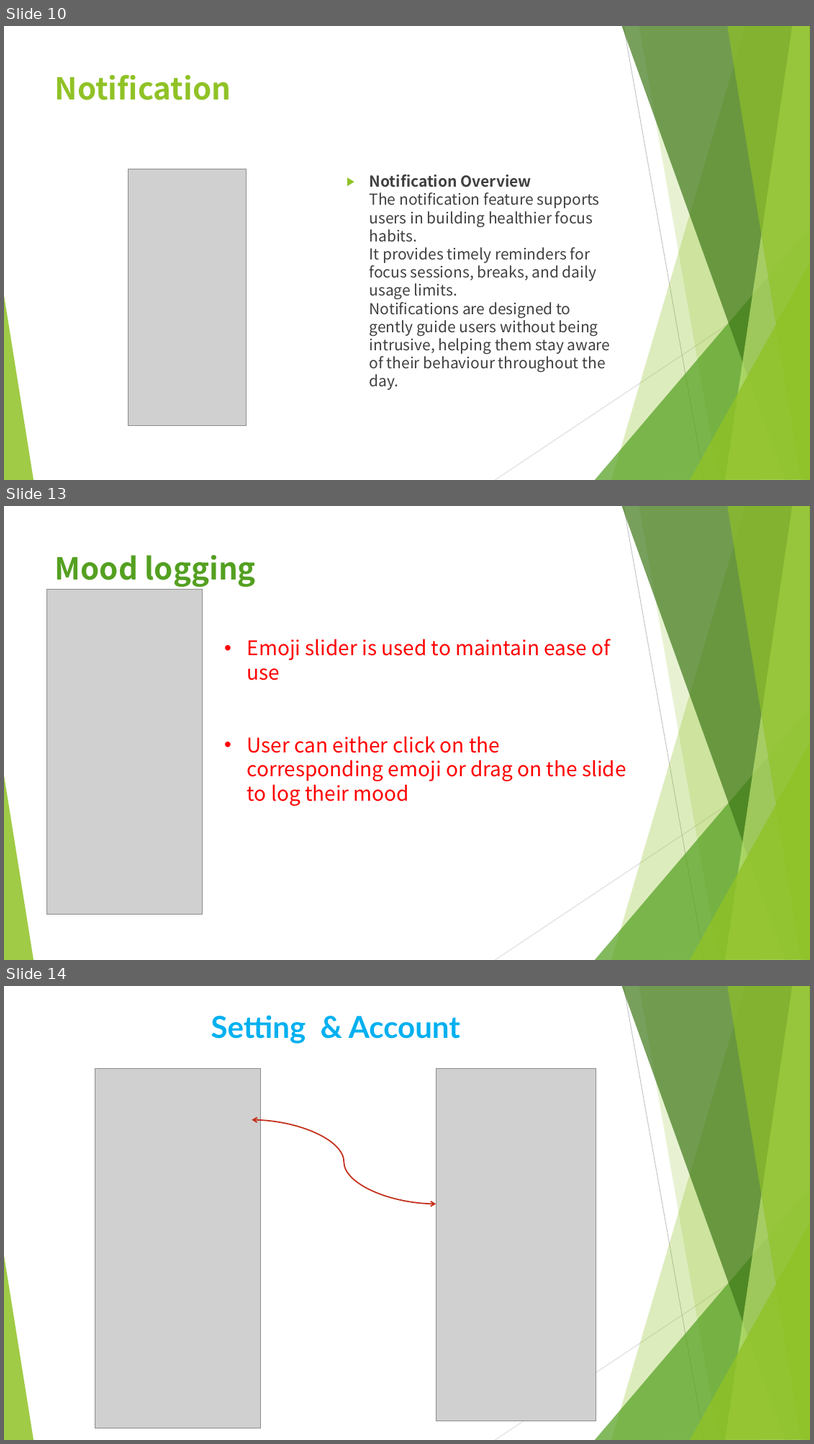
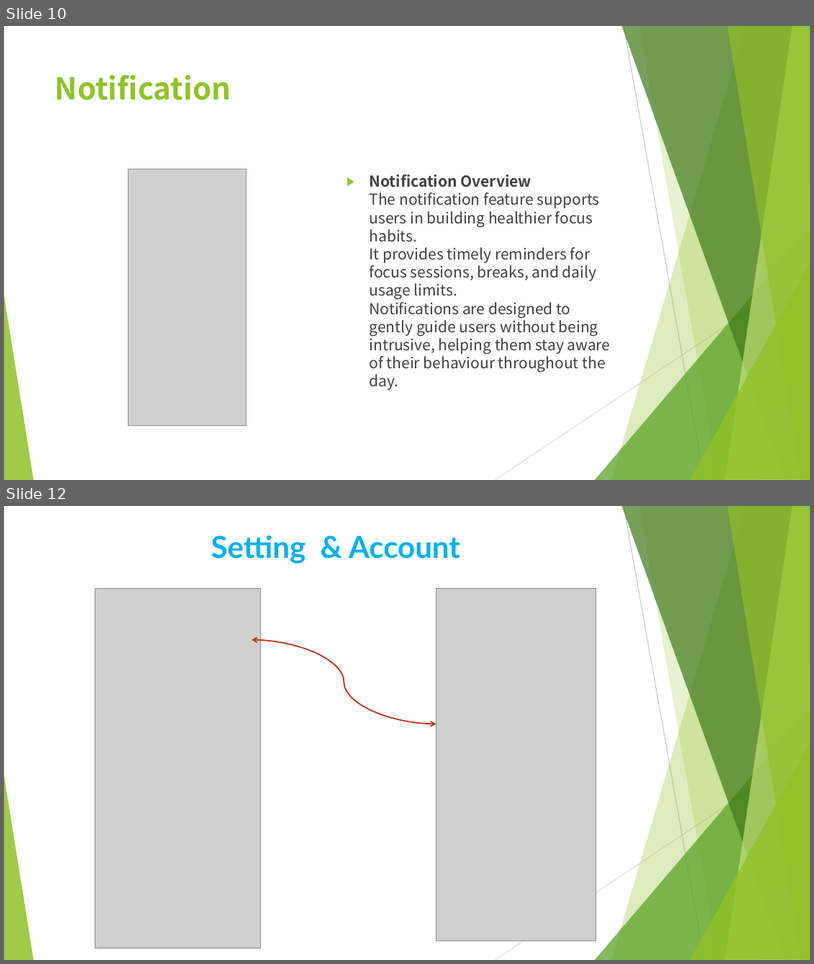
Before and after one commit to hkuspace-pu/comp2003hk-2526-group-group5, a slide deck: Computing Group Project_Group 5_V6.pptx. Shown one above the other, each under a label of ours: slides 10, 13 and 14 before the commit, slides 10 and 12 after it; the slides between them are not shown. The pictures are 814x1444 and 814x964 pixels, drawn with LibreOffice and Linux fonts; fonts in the diff are those of the drawing; grey boxes stand for pictures. Boxes give left, top, right and bottom in pixels: in the first picture for what was removed or moved away, otherwise in the second. Text is boxed around its words. In the diff, an @@ line names an element or a change of style, - is before the commit and + after.

```diff
--- a/Computing Group Project_Group 5_V6.pptx
+++ b/Computing Group Project_Group 5_V6.pptx
@@ slide 13 removed at <box>4,506,810,960</box>, background #FFFFFF; not listed: 10 template elements that a slide beside it also shows @@
@@ title removed at <box>55,555,256,587</box> @@
-Mood logging
@@ picture removed at <box>46,589,202,914</box> @@
@@ text removed at <box>247,638,627,806</box> @@
-• Emoji slider is used to maintain ease of use
-• User can either click on the corresponding emoji or drag on the slide to log their mood
@@ what was slide 14 is now slide 12 @@
```
Also in this commit, not shown: 2 slides changed, 1 slide added, 2 other slides removed.
